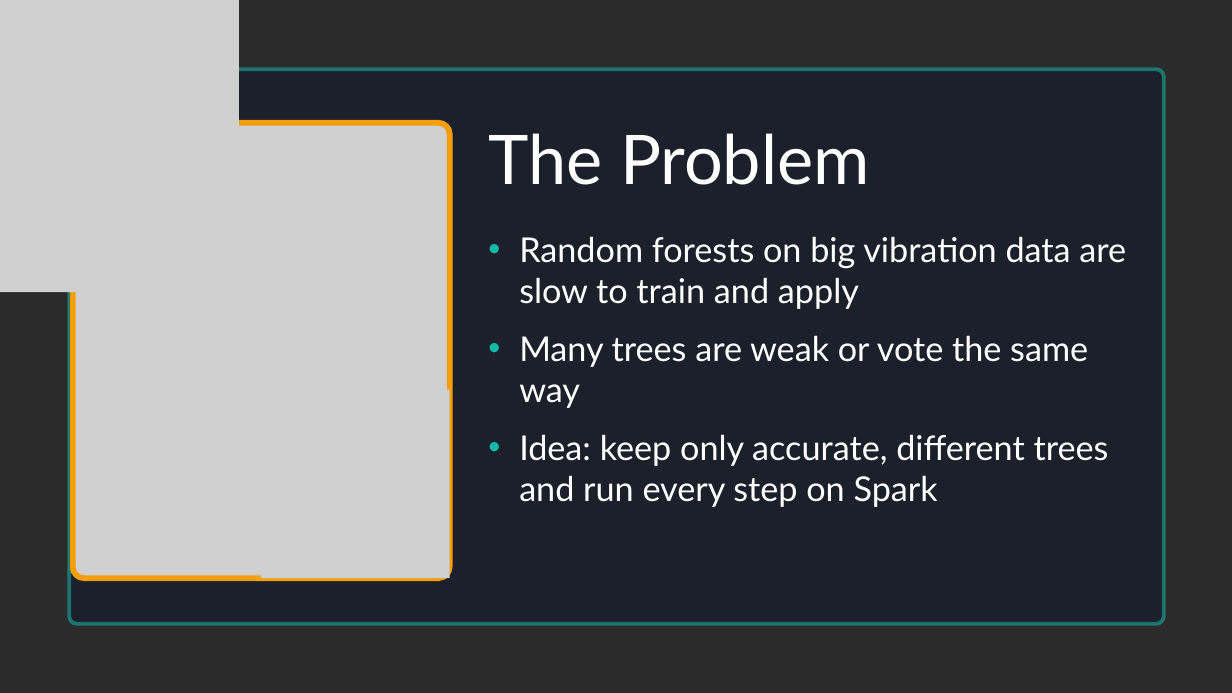
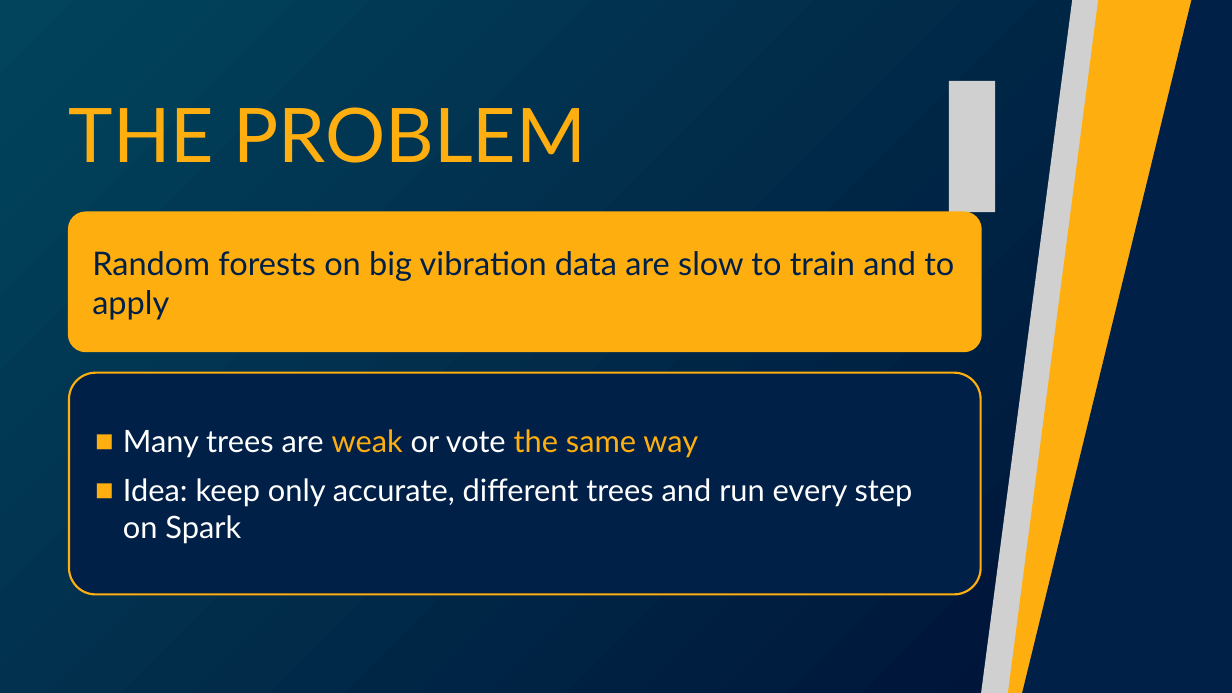
Before and after one commit to amnaaljasmi701/ai508-bearing-irf-reproduction, a slide deck: slide 4 of report/AI508_A2_Presentation.pptx. Drawn at 1232x693 pixels with LibreOffice and Linux fonts; fonts in the diff are those of the drawing; grey boxes stand for pictures; background and template pictures are left out; a plain dark background stands for a picture behind light text. Boxes give left, top, right and bottom in pixels: in the first picture for what was removed or moved away, otherwise in the second. Text is boxed around its words. In the diff, an @@ line names an element or a change of style, - is before the commit and + after.

```diff
--- a/report/AI508_A2_Presentation.pptx
+++ b/report/AI508_A2_Presentation.pptx
@@ background picture (left out) to gradient #01445C to #000F35 @@
@@ picture removed at box(0, 0, 239, 292) @@
@@ picture added at box(956, 0, 1109, 693) @@
@@ freeform shape added at box(972, 0, 1232, 693), fill #012047 @@
@@ freeform shape added at box(978, 0, 1232, 693), fill #FFAE10 @@
@@ freeform shape removed at box(69, 69, 1164, 623) @@
@@ picture added at box(949, 81, 995, 212) @@
@@ text at box(69, 107, 587, 163): text changed; size 80 to 88 pt; text colour #FFFFFF to #FFAE10 @@
-The Problem
+THE PROBLEM
@@ picture removed at box(73, 123, 450, 578) @@
@@ rounded rectangle added at box(69, 213, 981, 351), fill #FFAE10, outline #FFAE10 2.5 pt, 38 pt, text #012047 @@
+Random forests on big vibration data are slow to train and to apply
@@ text in rounded rectangle at box(519, 236, 1126, 309): paragraph removed @@
-• Random forests on big vibration data are slow to train and apply
@@ rounded rectangle "Many trees are weak or ...": place and size @@
-rounded rectangle "Many trees are weak or ..." at box(519, 236, 1126, 507)
+rounded rectangle "Many trees are weak or ..." at box(69, 373, 981, 594)
@@ rounded rectangle "Many trees are weak or ..." at box(69, 373, 981, 594): size 40 to 36 pt; text colour #FFFFFF to #FFAE10 in "weak the same way"; bullet • to ■; less space between paragraphs; bullet colour #14B8A6 to #FFAE10; vertical alignment top to middle; fill none to #012047; outline none to #FFAE10 2.5 pt @@
@@ picture removed at box(261, 390, 450, 578) @@
```
Also in this commit, not shown: 17 other slides changed, 1 slide added, 1 slide removed, 8 other files.
